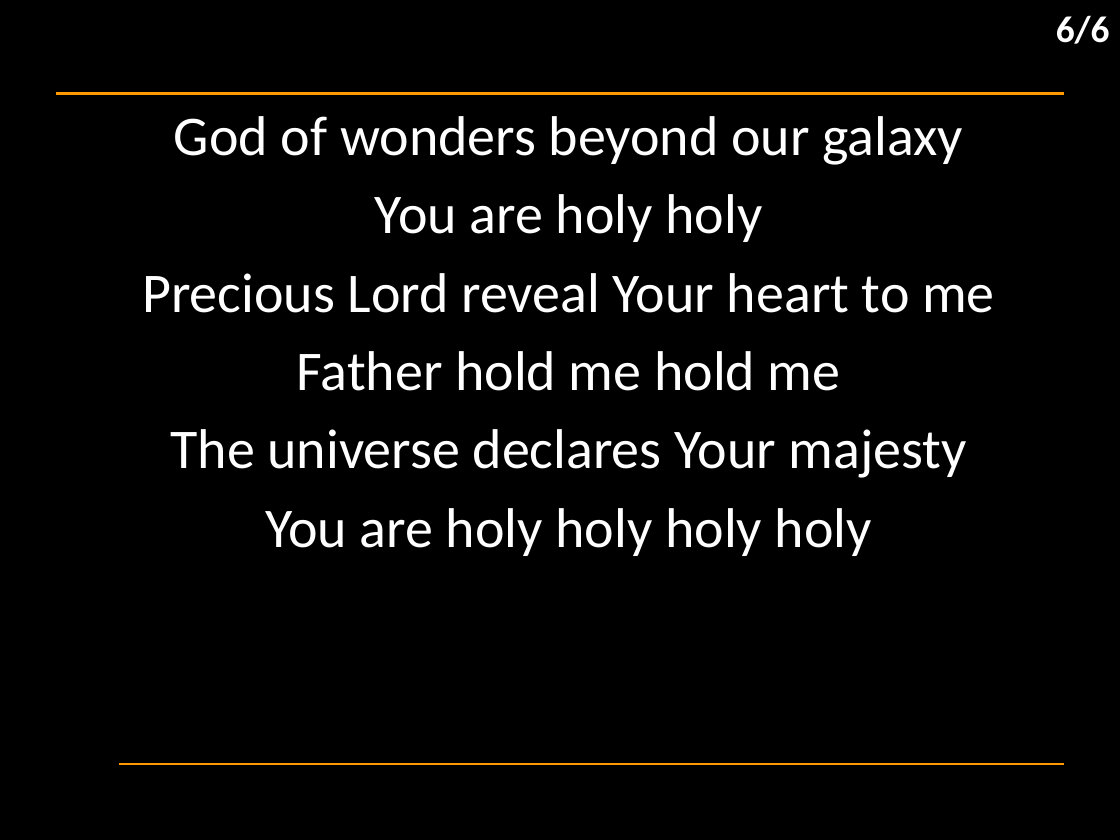
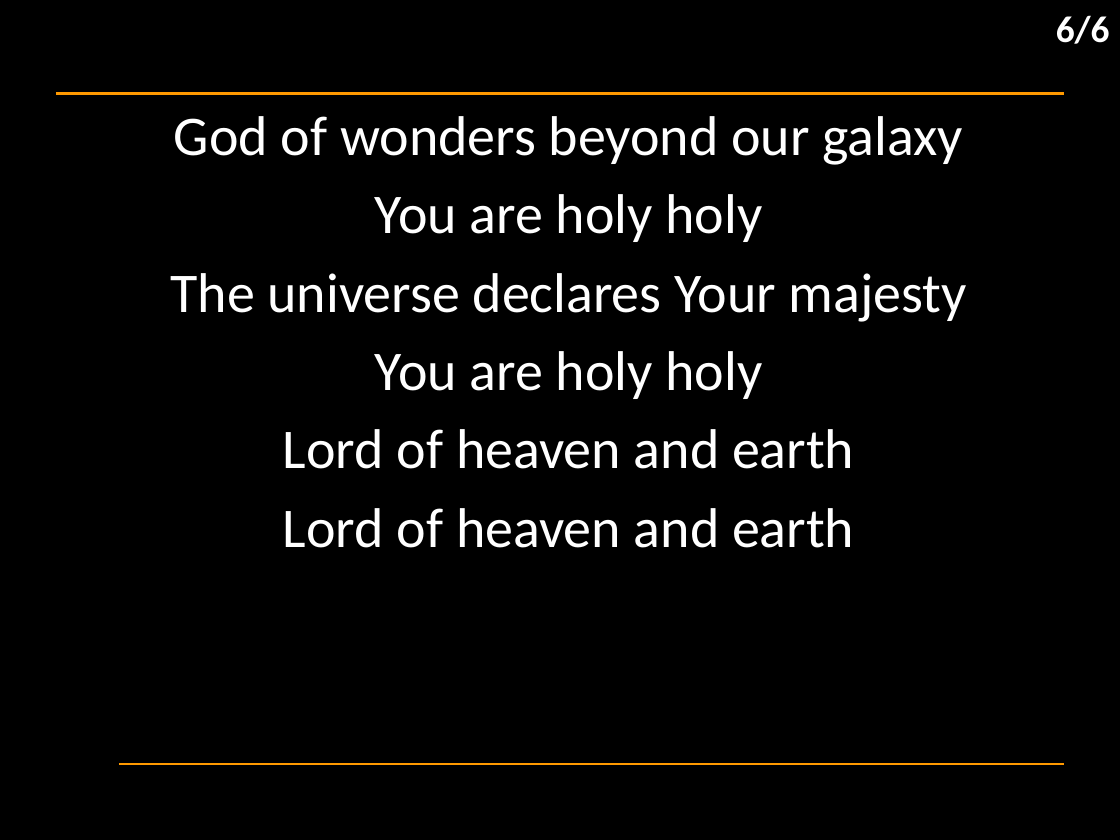
Before and after one commit to hoo-are-ya/worship, a slide deck: slide 30 of docs/songs_2026-08-23.pptx. Drawn at 1120x840 pixels with LibreOffice and Linux fonts; fonts in the diff are those of the drawing; background and template pictures are left out. Boxes give left, top, right and bottom in pixels: in the first picture for what was removed or moved away, otherwise in the second. Text is boxed around its words. In the diff, an @@ line names an element or a change of style, - is before the commit and + after.

```diff
--- a/docs/songs_2026-08-23.pptx
+++ b/docs/songs_2026-08-23.pptx
@@ subtitle at [142, 273, 995, 391]: paragraphs removed @@
-Precious Lord reveal Your heart to me
-Father hold me hold me
@@ subtitle at [283, 351, 854, 548]: text changed @@
-You are holy holy holy holy
+You are holy holy
+Lord of heaven and earth
+Lord of heaven and earth
```
Also in this commit, not shown: 1 other slide changed.
